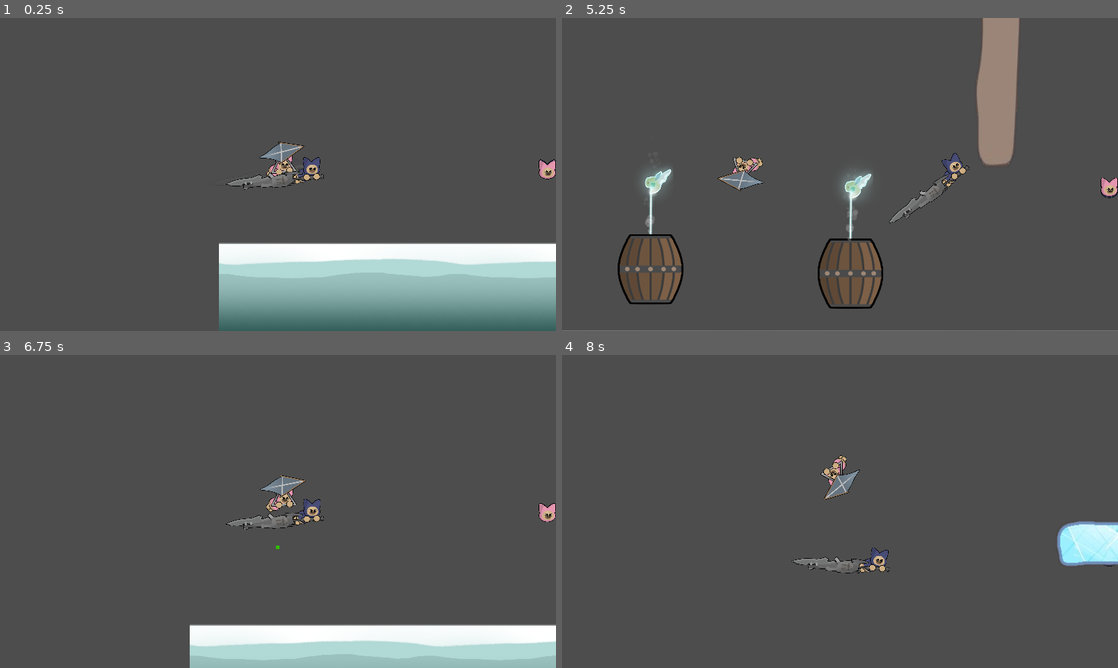
Above: before the commit, frames 1-4 (two rows, left to right).
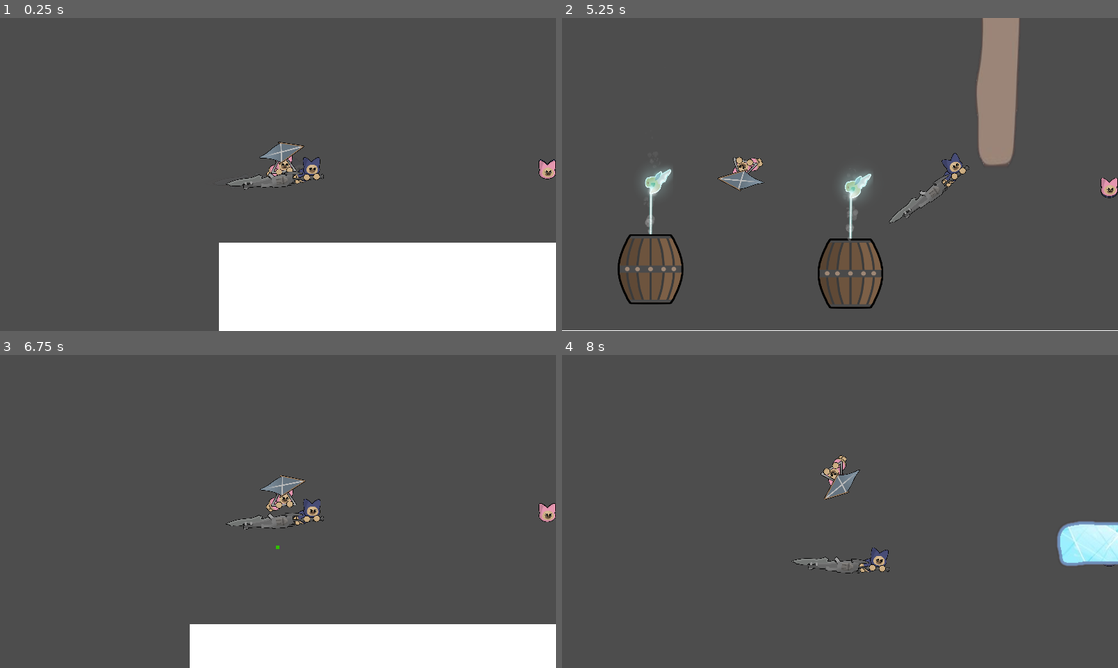
Above: after the commit, the same moments.

Repository: IssacZhuang/Gamejam-2024-Global
Game: Godot game, scene res://CatsFly.tscn
Same seed, same stepped clock (60 frames per second), same inputs: the game is played once before the commit and once after it. Sound files missing from this copy of the repository are replaced by a short silence.
Inputs:
- Up to frame 1 (0.25 s): no input
- Up to frame 2 (5.25 s): tap Enter at 0.5 s; hold D (player_rotation_right) 0.53-1.28 s; tap Space (game_start) at 0.6, 2.85, 5.1 s; hold A (player_rotation_left) 1.28-2.03 s; tap Down (player_power_down) at 1.35, 3.6 s; hold D (player_rotation_right) 2.03-3.53 s; tap . (player_power_separate) at 2.1, 4.35 s; hold A (player_rotation_left) from 3.53 s (still down)
- Up to frame 3 (6.75 s): release A (player_rotation_left) at 5.78 s; hold D (player_rotation_right) from 5.78 s (still down); tap Down (player_power_down) at 5.85 s; tap Space (game_start) at 6.5 s; tap . (player_power_separate) at 6.6 s
- Up to frame 4 (8 s): keep holding D (player_rotation_right); tap Space (game_start) at 7.35 s

The runs differ from the first frame. In frame 1, 14% of the frame differs, in the area x 39-100%, y 71-100%; in frame 2, 0.2%; in frame 3, 5.6%; in frame 4, nothing differs.

Commit message:
Yiming: add win logic

Diff:
--- /dev/null
+++ b/Godot/Scenes/Nodes/LevelManager/EndPoints.gd
@@ -0,0 +1,24 @@
+extends Node2D
+
+var is_done = false
+
+# Called when the node enters the scene tree for the first time.
+func _ready():
+	pass # Replace with function body.
+
+
+# Called every frame. 'delta' is the elapsed time since the previous frame.
+func _process(delta):
+	pass
+
+func done_level():
+	if scan_all_children_is_done():
+		is_done = true
+		get_node("/root/Node2D").game_win()
+
+
+func scan_all_children_is_done():
+	for child in get_children():
+		if child.is_done == false:
+			return false
+	return true
--- a/Godot/Scenes/Nodes/LevelManager/level_1.tscn
+++ b/Godot/Scenes/Nodes/LevelManager/level_1.tscn
@@ -1,11 +1,11 @@
 [gd_scene load_steps=14 format=3 uid="uid://hq0mxgb6gjdk"]
 
 [ext_resource type="Script" path="res://Level1.gd" id="1_f1vo5"]
-[ext_resource type="Texture2D" uid="uid://c3h14qcd5c87x" path="res://Textures/Ground.png" id="2_3sju3"]
 [ext_resource type="PackedScene" uid="uid://dinen2grqogrm" path="res://Scenes/Nodes/LevelManager/Blocks/stone_wall.tscn" id="2_4g4k5"]
 [ext_resource type="PackedScene" uid="uid://dkgfesg3ubk2c" path="res://Scenes/Nodes/LevelManager/Blocks/wooden_wall.tscn" id="3_v8bk2"]
 [ext_resource type="PackedScene" uid="uid://by4dpg8f75bx1" path="res://Scenes/Nodes/LevelManager/Blocks/explosion_bucket.tscn" id="4_qv0it"]
 [ext_resource type="PackedScene" uid="uid://d1ytwomfrp1p4" path="res://Scenes/Nodes/LevelManager/start_position.tscn" id="5_4pxah"]
+[ext_resource type="Script" path="res://Scenes/Nodes/LevelManager/EndPoints.gd" id="6_7nm8j"]
 [ext_resource type="PackedScene" uid="uid://c8hbpb2fb2lru" path="res://Scenes/Nodes/LevelManager/end_position.tscn" id="6_fxcgr"]
 [ext_resource type="Texture2D" uid="uid://bgvqj88v6aj54" path="res://Textures/Flag/FlagBlue.png" id="7_6fcf7"]
 [ext_resource type="Texture2D" uid="uid://08wbwxlo84fh" path="res://Textures/Flag/FlagPink.png" id="8_1yg2t"]
@@ -70,56 +70,6 @@
 grow_horizontal = 2
 grow_vertical = 2
 scale = Vector2(5, 5)
-
-[node name="1" type="Sprite2D" parent="SideLimit/Floor"]
-position = Vector2(1536, 3115)
-scale = Vector2(3, 3)
-texture = ExtResource("2_3sju3")
-
-[node name="2" type="Sprite2D" parent="SideLimit/Floor"]
-position = Vector2(4608, 3115)
-scale = Vector2(3, 3)
-texture = ExtResource("2_3sju3")
-
-[node name="3" type="Sprite2D" parent="SideLimit/Floor"]
-position = Vector2(7680, 3115)
-scale = Vector2(3, 3)
-texture = ExtResource("2_3sju3")
-
-[node name="4" type="Sprite2D" parent="SideLimit/Floor"]
-position = Vector2(10752, 3115)
-scale = Vector2(3, 3)
-texture = ExtResource("2_3sju3")
-
-[node name="5" type="Sprite2D" parent="SideLimit/Floor"]
-position = Vector2(13824, 3115)
-scale = Vector2(3, 3)
-texture = ExtResource("2_3sju3")
-
-[node name="6" type="Sprite2D" parent="SideLimit/Floor"]
-position = Vector2(16896, 3115)
-scale = Vector2(3, 3)
-texture = ExtResource("2_3sju3")
-
-[node name="7" type="Sprite2D" parent="SideLimit/Floor"]
-position = Vector2(19968, 3115)
-scale = Vector2(3, 3)
-texture = ExtResource("2_3sju3")
-
-[node name="8" type="Sprite2D" parent="SideLimit/Floor"]
-position = Vector2(23040, 3115)
-scale = Vector2(3, 3)
-texture = ExtResource("2_3sju3")
-
-[node name="9" type="Sprite2D" parent="SideLimit/Floor"]
-position = Vector2(26112, 3115)
-scale = Vector2(3, 3)
-texture = ExtResource("2_3sju3")
-
-[node name="10" type="Sprite2D" parent="SideLimit/Floor"]
-position = Vector2(29184, 3115)
-scale = Vector2(3, 3)
-texture = ExtResource("2_3sju3")
 
 [node name="StoneWalls" type="Node2D" parent="."]
 
@@ -218,13 +168,16 @@
 position = Vector2(1147, 1600)
 
 [node name="EndPoints" type="Node2D" parent="."]
+script = ExtResource("6_7nm8j")
 
 [node name="EndPositionBlue" parent="EndPoints" instance=ExtResource("6_fxcgr")]
 position = Vector2(23093, 1261)
+endpointType = 1
 texture = ExtResource("7_6fcf7")
 
 [node name="EndPositionPink" parent="EndPoints" instance=ExtResource("6_fxcgr")]
 position = Vector2(25382, 1294)
+endpointType = 0
 texture = ExtResource("8_1yg2t")
 
 [editable path="StoneWalls/StoneWall"]
--- a/Godot/Scripts/CatsFly.gd
+++ b/Godot/Scripts/CatsFly.gd
@@ -2,11 +2,17 @@
 
 signal game_start_signal
 signal game_over_signal
+signal game_win_signal
 
 @export var charactorManager: Node2D
+@export var soundManager: Node2D
+
+var is_done = false
 
 func _ready():
+	is_done = false
 	charactorManager = get_node("/root/Node2D/CharacteManager")
+	soundManager = get_node("/root/Node2D/SoundManagerNode2D")
 	new_game()
 
 func _process(delta):
@@ -17,10 +23,17 @@
 
 
 func game_over():
-	print("Game Over")
-	game_over_signal.emit()
-	get_tree().reload_current_scene()
+	if not is_done:
+		print("Game Over")
+		game_over_signal.emit()
+		get_tree().reload_current_scene()
+
+func game_win():
 	# new_game()
+	is_done = true
+	soundManager.stop_music()
+	soundManager.play_music("bgm_end")
+	game_win_signal.emit()
 
 
 func new_game():
--- a/Godot/Scripts/EndPosition.gd
+++ b/Godot/Scripts/EndPosition.gd
@@ -26,16 +26,14 @@
 
 func _on_character_body_entered_end_point(body):
 	print("end")
-	if body.name == "CharacterBoth":
+	if body.name == "CharacterBoth" and endpointType == endpoint_type.BothEnd:
 		done_level(body)
-	elif body.name == "Character1":
+	elif body.name == "Character1" and endpointType == endpoint_type.powerEnd:
 		done_level(body)
-	elif body.name == "Character2":
+	elif body.name == "Character2" and endpointType == endpoint_type.rotiationEnd:
 		done_level(body)
 	pass
 
 func done_level(body):
 	if not is_done:
-		soundManager.stop_music()
-		soundManager.play_music("bgm_end")
 		is_done = true
